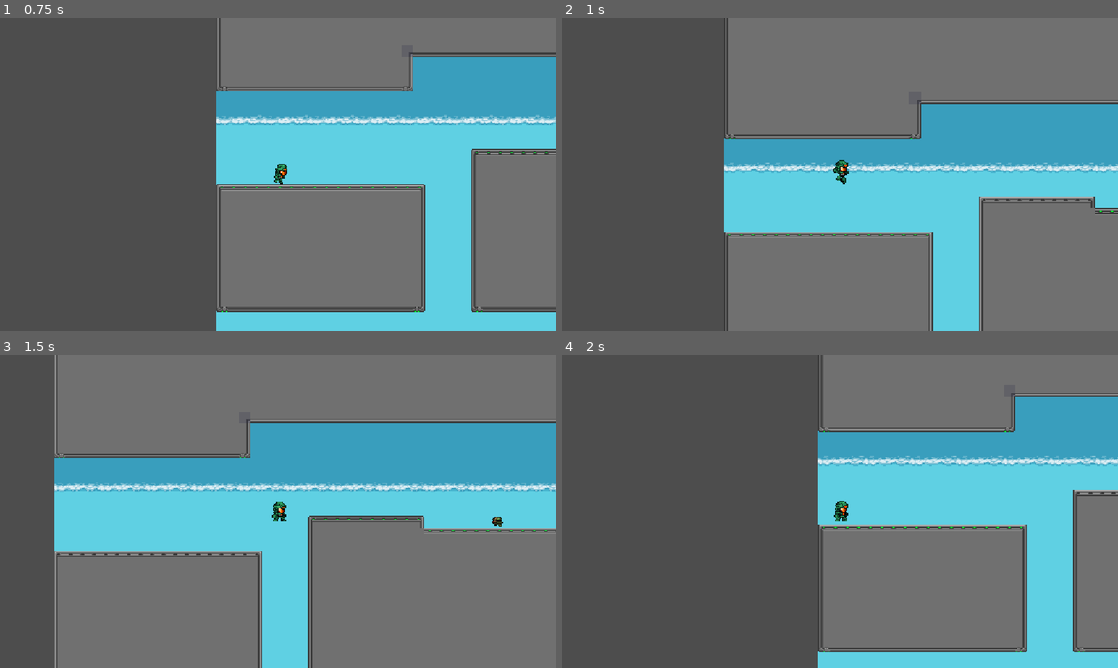
Above: before the commit, frames 1-4 (two rows, left to right).
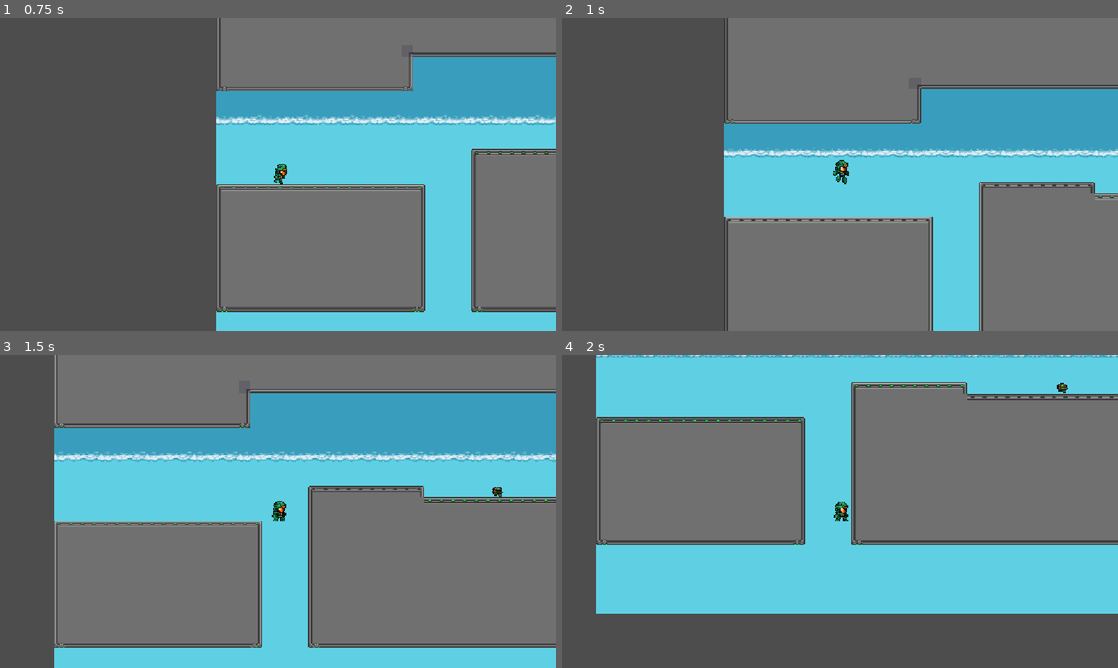
Above: after the commit, the same moments.

Repository: abdullahrasalkar/astra
Game: Godot game, scene res://scenes/level_1.tscn
Same seed, same stepped clock (60 frames per second), same inputs: the game is played once before the commit and once after it. This scene is started directly instead of the project's main scene.
Inputs:
- Up to frame 1 (0.75 s): tap Enter (ui_accept) at 0.5 s; hold D (move_right) from 0.53 s (still down); tap Ctrl (dash, bound only after the commit) at 0.6 s
- Up to frame 2 (1 s): keep holding D (move_right); tap Space (jump) at 0.77, 0.8 s
- Up to frame 3 (1.5 s): keep holding D (move_right); tap Space (jump) at 1.07, 1.35 s
- Up to frame 4 (2 s): keep holding D (move_right); tap Space (jump) at 1.52, 1.82 s; tap Ctrl (dash, bound only after the commit) at 1.55 s

Frame 1 is identical in both runs. In frame 2, 13% of the frame differs, in the area x 29-100%, y 21-71%; in frame 3, 35%; in frame 4, 76%, in the area x 6-100%, y 0-100%.

Commit message:
animation dash

Diff:
--- a/player.gd
+++ b/player.gd
@@ -1,7 +1,8 @@
 extends CharacterBody2D
 
 const SPEED = 300.0
-const JUMP_VELOCITY = -400.0
+const JUMP_VELOCITY = -305.0
+const DASH_VELOCITY = 100
 
 @onready var animated_sprite = $AnimatedSprite2D
 
@@ -13,6 +14,9 @@
 	# Handle jump.
 	if Input.is_action_just_pressed("jump") and is_on_floor():
 		velocity.y = JUMP_VELOCITY
+
+	if Input.is_action_just_pressed("dash") and is_on_floor():
+		velocity.x = DASH_VELOCITY
 
 	# Get the input direction: -1, 0, 1
 	var direction = Input.get_axis("move_left", "move_right")
--- a/player.tscn
+++ b/player.tscn
@@ -155,9 +155,9 @@
 "duration": 1.0,
 "texture": SubResource("AtlasTexture_jm5j8")
 }],
-"loop": 0,
+"loop": 2,
 "name": &"jump",
-"speed": 18.0
+"speed": 10.0
 }, {
 "frames": [{
 "duration": 1.0,
@@ -198,7 +198,9 @@
 [node name="AnimatedSprite2D" type="AnimatedSprite2D" parent="." unique_id=1412750527]
 position = Vector2(2, -3)
 sprite_frames = SubResource("SpriteFrames_saiou")
-animation = &"run"
+animation = &"jump"
+frame = 6
+frame_progress = 1.0
 
 [node name="CollisionShape2D" type="CollisionShape2D" parent="." unique_id=1950794832]
 position = Vector2(2, -1.875)
--- a/project.godot
+++ b/project.godot
@@ -42,6 +42,12 @@
 "events": [Object(InputEventKey,"resource_local_to_scene":false,"resource_name":"","device":-1,"window_id":0,"alt_press …(191 unchanged characters)…
 ]
 }
+dash={
+"deadzone": 0.2,
+"events": [Object(InputEventKey,"resource_local_to_scene":false,"resource_name":"","device":-1,"window_id":0,"alt_pressed":false,"shift_pressed":false,"ctrl_pressed":false,"meta_pressed":false,"pressed":false,"keycode":0,"physical_keycode":4194326,"key_label":0,"unicode":0,"location":0,"echo":false,"script":null)
+, Object(InputEventKey,"resource_local_to_scene":false,"resource_name":"","device":-1,"window_id":0,"alt_pressed":false,"shift_pressed":false,"ctrl_pressed":false,"meta_pressed":false,"pressed":false,"keycode":0,"physical_keycode":67,"key_label":0,"unicode":99,"location":0,"echo":false,"script":null)
+]
+}
 
 [physics]
 
